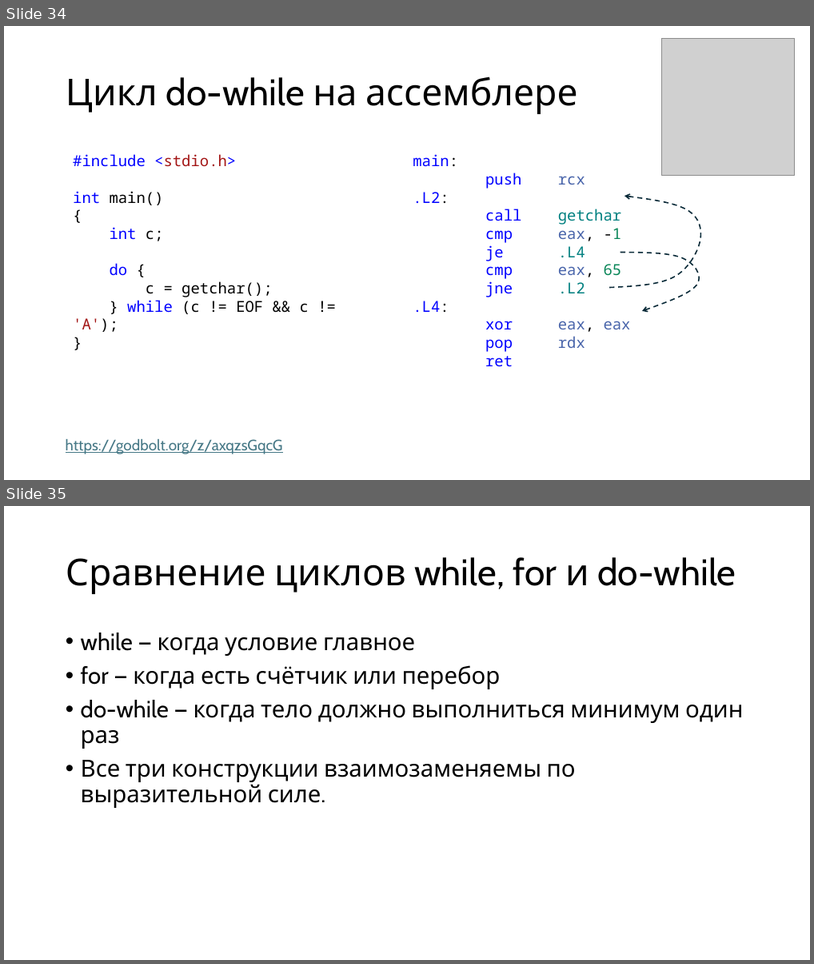
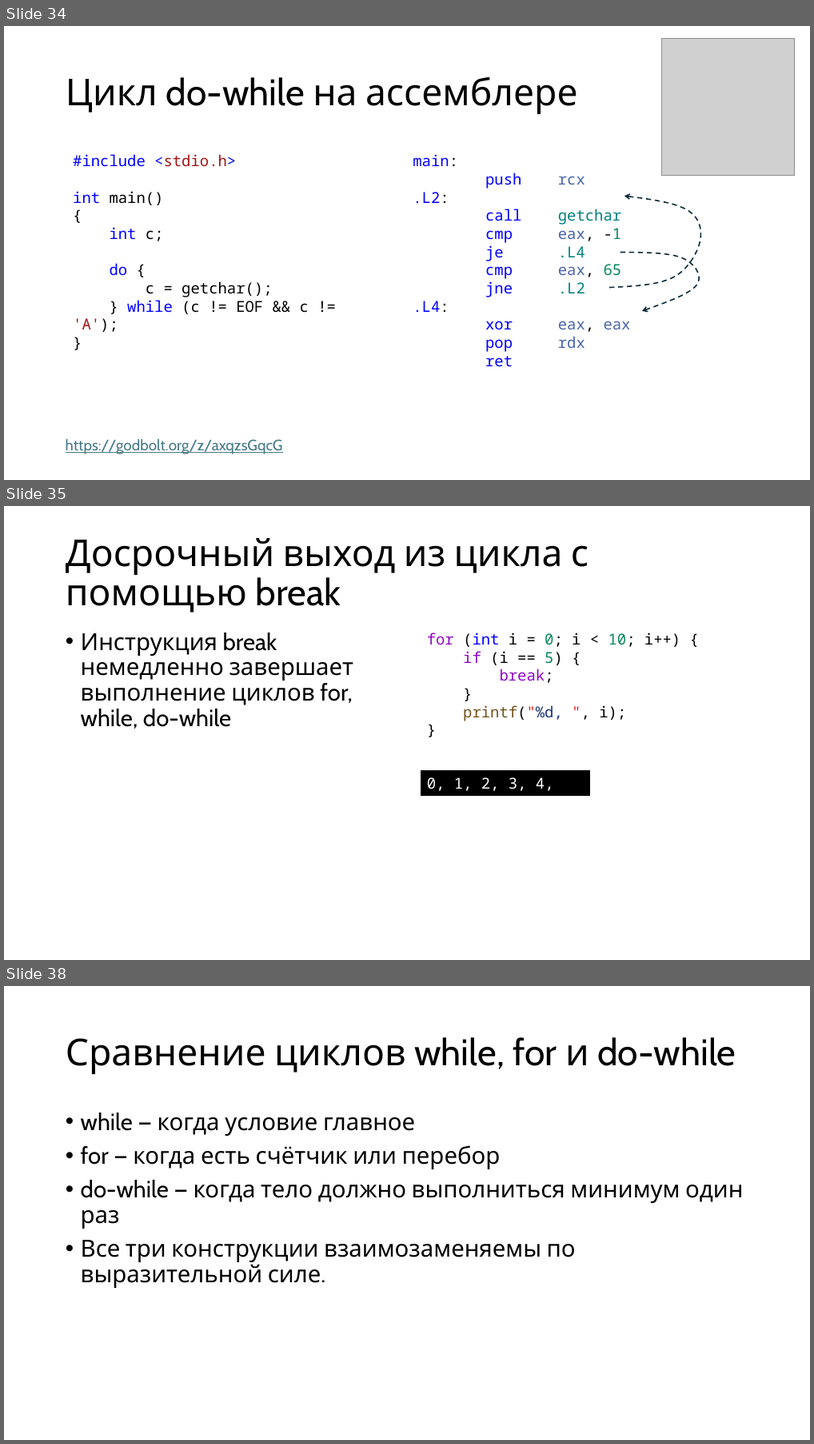
Before and after one commit to alexey-malov/mpp, a slide deck: lectures/02/Control Flow and Arrays.pptx. Shown one above the other, each under a label of ours: slides 34 and 35 before the commit, slides 34, 35 and 38 after it; the slides between them are not shown. The pictures are 814x964 and 814x1444 pixels, drawn with LibreOffice and Linux fonts; fonts in the diff are those of the drawing; grey boxes stand for pictures. Boxes give left, top, right and bottom in pixels: in the first picture for what was removed or moved away, otherwise in the second. Text is boxed around its words. In the diff, an @@ line names an element or a change of style, - is before the commit and + after.

Commit message:
Добавил информацию в презентацию про break, continue, goto

```diff
--- a/lectures/02/Control Flow and Arrays.pptx
+++ b/lectures/02/Control Flow and Arrays.pptx
@@ slide 35 added at (4, 506, 810, 960), background #FFFFFF @@
@@ title added at (66, 538, 589, 612), 44 pt, text #000000 @@
+Досрочный выход из цикла с помощью break
@@ text added at (81, 632, 354, 728), 28 pt, text #000000 @@
+• Инструкция break немедленно завершает выполнение циклов for, while, do-while
@@ text added at (427, 632, 681, 721), 18 pt, text #000000 @@
+for (int i = 0; i < 10; i++) {
+if (i == 5) {
+break;
+}
+printf("%d, ", i);
+}
@@ rectangle added at (422, 771, 590, 795), fill #000000, outline #000000 1.5 pt, 18 pt, text #FFFFFF @@
+0, 1, 2, 3, 4,
@@ what was slide 35 is now slide 38 @@
```
Also in this commit, not shown: 3 other slides added.
